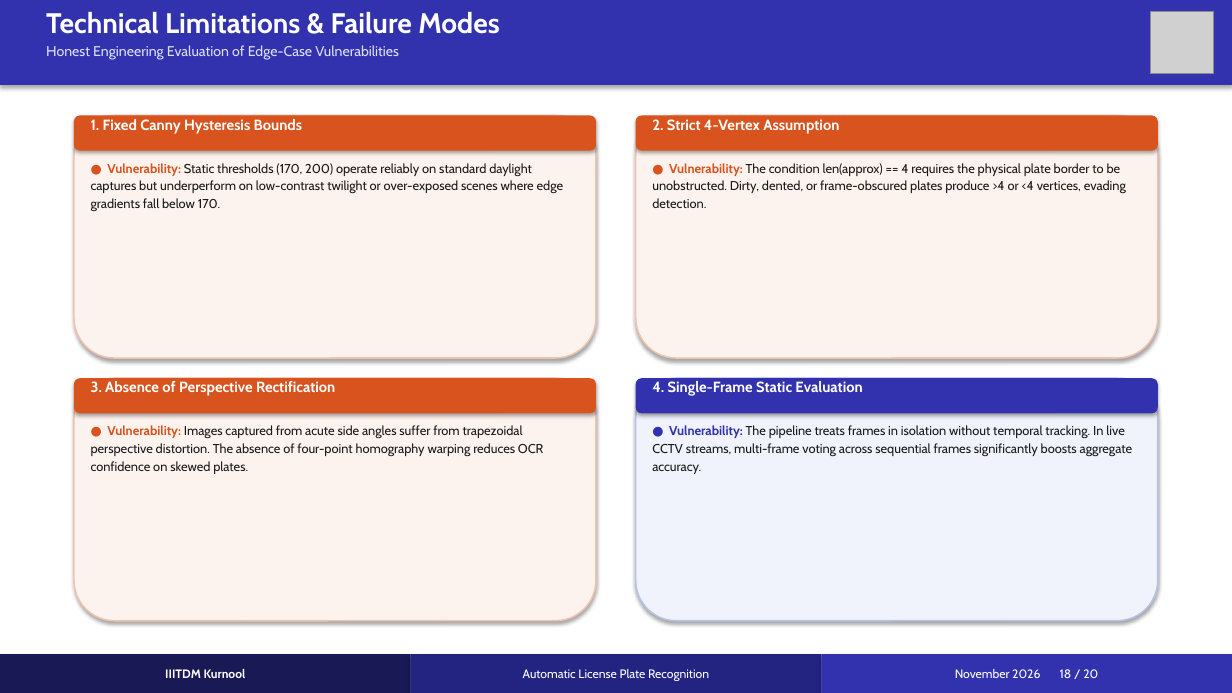
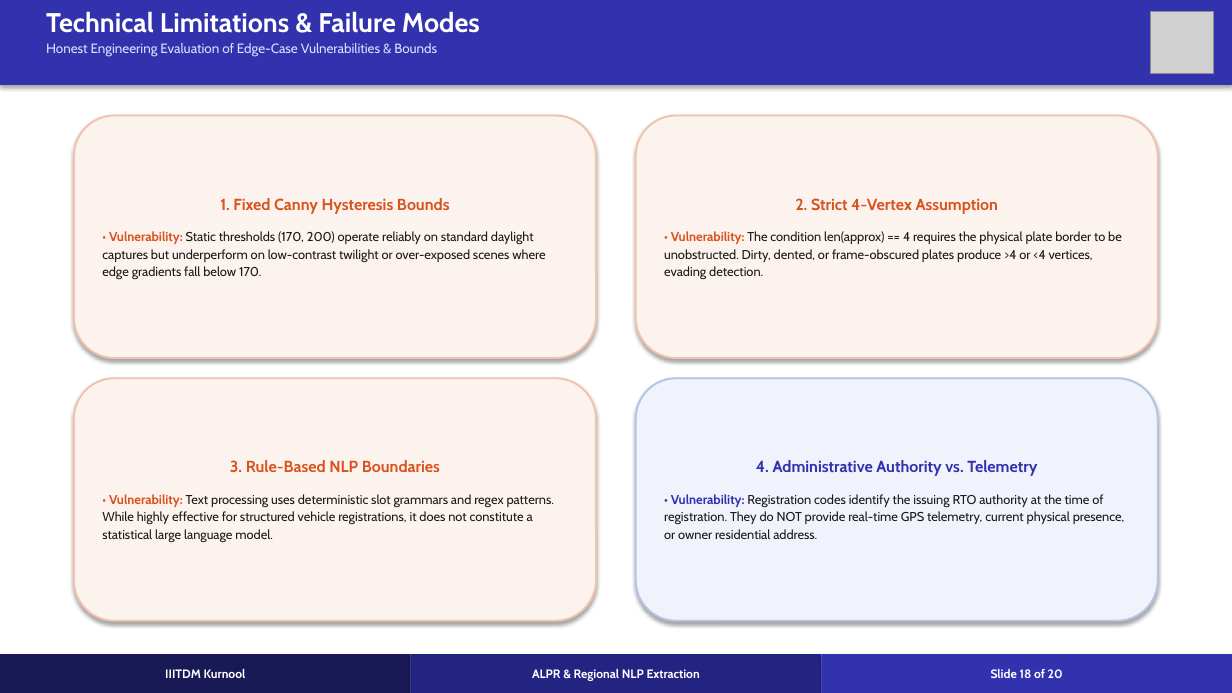
Before and after one commit to Siddukota81/Automatic-License-Plate-Recognition, a slide deck: slide 18 of documentation/License_Plate_Recognition_Presentation.pptx. Drawn at 1232x693 pixels with LibreOffice and Linux fonts; fonts in the diff are those of the drawing; grey boxes stand for pictures. Boxes give left, top, right and bottom in pixels: in the first picture for what was removed or moved away, otherwise in the second. Text is boxed around its words. In the diff, an @@ line names an element or a change of style, - is before the commit and + after.

Commit message:
feat: complete ALPR with AP RTO regional extraction, updated presentation and project report

```diff
--- a/documentation/License_Plate_Recognition_Presentation.pptx
+++ b/documentation/License_Plate_Recognition_Presentation.pptx
@@ text at (46, 11, 480, 33): size 22 to 21 pt in "Technical Limitations & Failure Modes" @@
@@ text at (46, 43, 437, 57): text changed; size 11 to 10.5 pt @@
-Honest Engineering Evaluation of Edge-Case Vulnerabilities
+Honest Engineering Evaluation of Edge-Case Vulnerabilities & Bounds
@@ rounded rectangle "1. Fixed Canny Hysteresis Bounds" at (74, 116, 596, 358): outline #F0C3AF 1.2 pt to #F0C3AF 1.5 pt @@
@@ rounded rectangle removed at (74, 116, 596, 151) @@
@@ text removed at (91, 119, 303, 134) @@
-1. Fixed Canny Hysteresis Bounds
@@ rounded rectangle "2. Strict 4-Vertex Assumption": place and size @@
-rounded rectangle "2. Strict 4-Vertex Assumption" at (652, 163, 1126, 208)
+rounded rectangle "2. Strict 4-Vertex Assumption" at (636, 116, 1158, 358)
@@ rounded rectangle "2. Strict 4-Vertex Assumption" at (636, 116, 1158, 358): vertical alignment top to middle; fill none to #FDF3EE; outline none to #F0C3AF 1.5 pt; shadow on @@
@@ rounded rectangle removed at (636, 116, 1158, 358) @@
@@ rounded rectangle removed at (636, 116, 1158, 151) @@
@@ text removed at (652, 119, 839, 134) @@
-2. Strict 4-Vertex Assumption
@@ text removed at (91, 163, 564, 211) @@
-● Vulnerability: Static thresholds (170, 200) operate reliably on standard daylight captures but underperform on low-contrast twilight or over-exposed scenes where edge gradients fall below 170.
@@ text in rounded rectangle at (102, 198, 545, 279): text added @@
+1. Fixed Canny Hysteresis Bounds
+• Vulnerability: Static thresholds (170, 200) operate reliably on standard daylight captures but underperform on low-contrast twilight or over-exposed scenes where edge gradients fall below 170.
@@ text in rounded rectangle at (664, 198, 1122, 279): text changed @@
-● Vulnerability: The condition len(approx) == 4 requires the physical plate border to be unobstructed. Dirty, dented, or frame-obscured plates produce >4 or <4 vertices, evading detection.
+2. Strict 4-Vertex Assumption
+• Vulnerability: The condition len(approx) == 4 requires the physical plate border to be unobstructed. Dirty, dented, or frame-obscured plates produce >4 or <4 vertices, evading detection.
@@ rounded rectangle "3. Rule-Based NLP Boundaries" at (74, 378, 596, 620): outline #F0C3AF 1.2 pt to #F0C3AF 1.5 pt @@
@@ rounded rectangle removed at (74, 378, 596, 413) @@
@@ text removed at (91, 381, 335, 396) @@
-3. Absence of Perspective Rectification
@@ rounded rectangle "4. Administrative Authority vs. Telemetry" at (636, 378, 1158, 620): outline #B4C3E6 1.2 pt to #B4C3E6 1.5 pt @@
@@ rounded rectangle removed at (636, 378, 1158, 413) @@
@@ text removed at (652, 381, 862, 396) @@
-4. Single-Frame Static Evaluation
@@ text removed at (91, 425, 543, 474) @@
-● Vulnerability: Images captured from acute side angles suffer from trapezoidal perspective distortion. The absence of four-point homography warping reduces OCR confidence on skewed plates.
@@ text removed at (652, 425, 1133, 474) @@
-● Vulnerability: The pipeline treats frames in isolation without temporal tracking. In live CCTV streams, multi-frame voting across sequential frames significantly boosts aggregate accuracy.
@@ text in rounded rectangle at (102, 460, 554, 542): text added @@
+3. Rule-Based NLP Boundaries
+• Vulnerability: Text processing uses deterministic slot grammars and regex patterns. While highly effective for structured vehicle registrations, it does not constitute a statistical large language model.
@@ text in rounded rectangle at (664, 460, 1125, 539): text added @@
+4. Administrative Authority vs. Telemetry
+• Vulnerability: Registration codes identify the issuing RTO authority at the time of registration. They do NOT provide real-time GPS telemetry, current physical presence, or owner residential address.
@@ text in rectangle at (532, 669, 700, 681): text changed; bold on @@
-Automatic License Plate Recognition
+ALPR & Regional NLP Extraction
@@ text in rectangle at (991, 669, 1063, 678): text changed; bold on @@
-November 2026 18 / 20
+Slide 18 of 20
```
Also in this commit, not shown: 4 other slides changed, 15 slides added, 15 slides removed, 12 other files.
